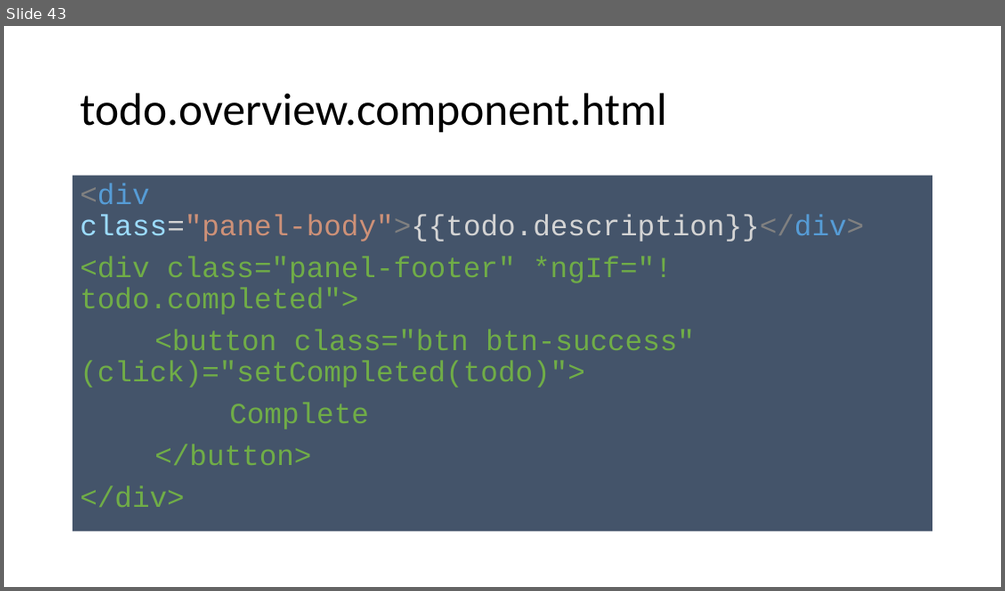
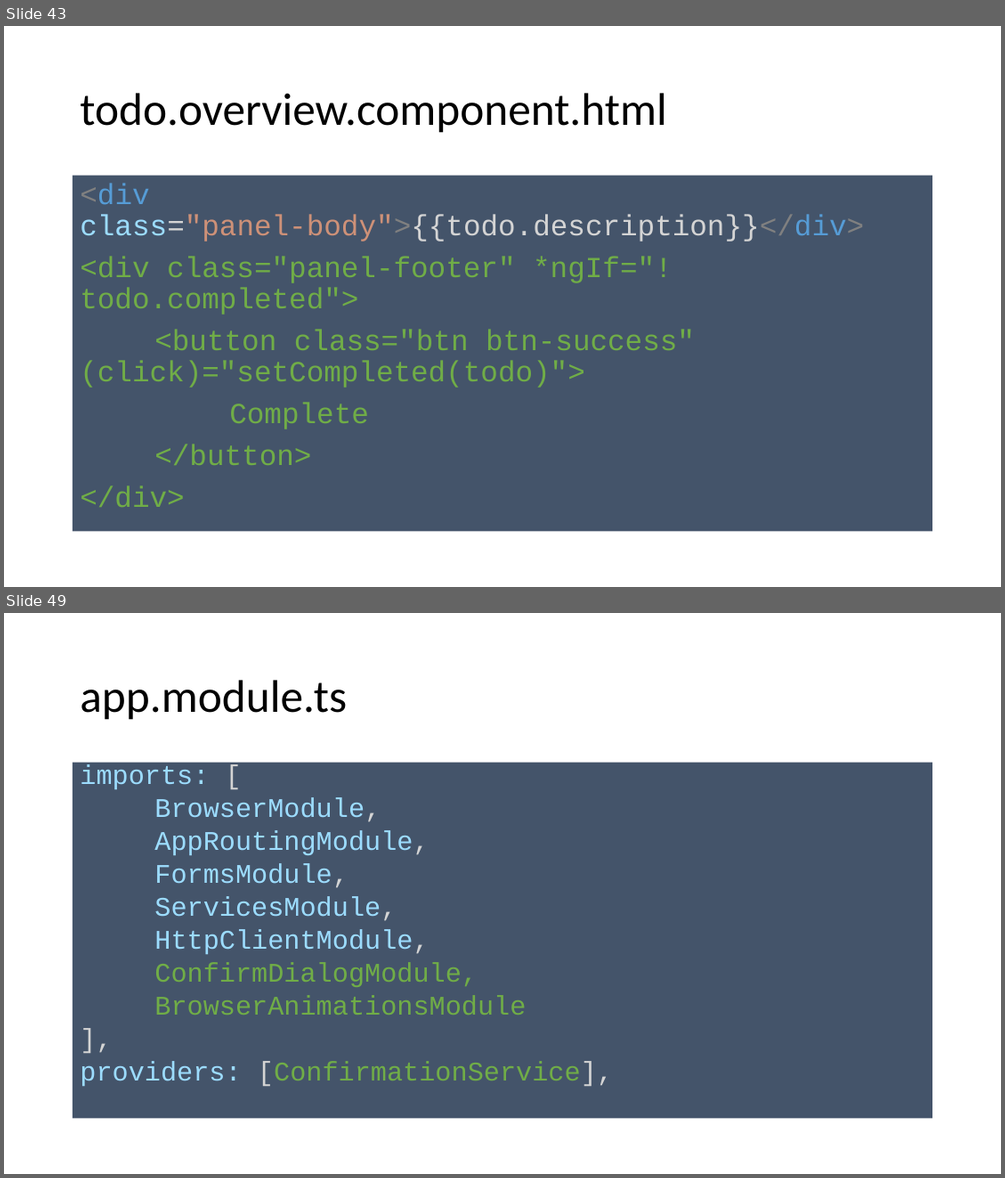
Before and after one commit to spirit-coding/todo-app-aj33349, a slide deck: Angular2.pptx. Shown one above the other, each under a label of ours: slide 43 before the commit, slides 43 and 49 after it; the slides between them are not shown. The pictures are 1005x591 and 1005x1178 pixels, drawn with LibreOffice and Linux fonts; fonts in the diff are those of the drawing. Boxes give left, top, right and bottom in pixels: in the first picture for what was removed or moved away, otherwise in the second. Text is boxed around its words. In the diff, an @@ line names an element or a change of style, - is before the commit and + after.

Commit message:
Confirmationservice

```diff
--- a/Angular2.pptx
+++ b/Angular2.pptx
@@ slide 49 added at (4, 613, 1001, 1174), background #FFFFFF @@
@@ title added at (80, 680, 347, 720), 44 pt, text #000000 @@
+app.module.ts
@@ text added at (73, 763, 933, 1119), fill #44546A, 25.9 pt, text #9CDCFE @@
+imports: [
+BrowserModule,
+AppRoutingModule,
+FormsModule,
+ServicesModule,
+HttpClientModule,
+ConfirmDialogModule,
+BrowserAnimationsModule
+],
+providers: [ConfirmationService],
```
Also in this commit, not shown: 9 other slides added, 1 slide removed, 7 other files.
